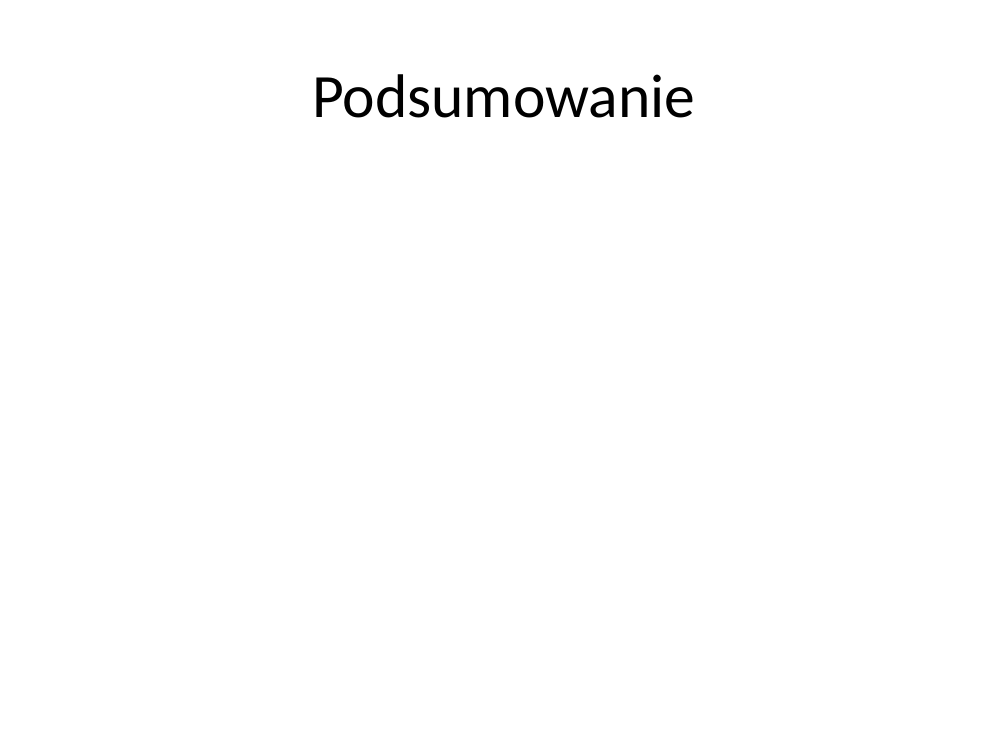
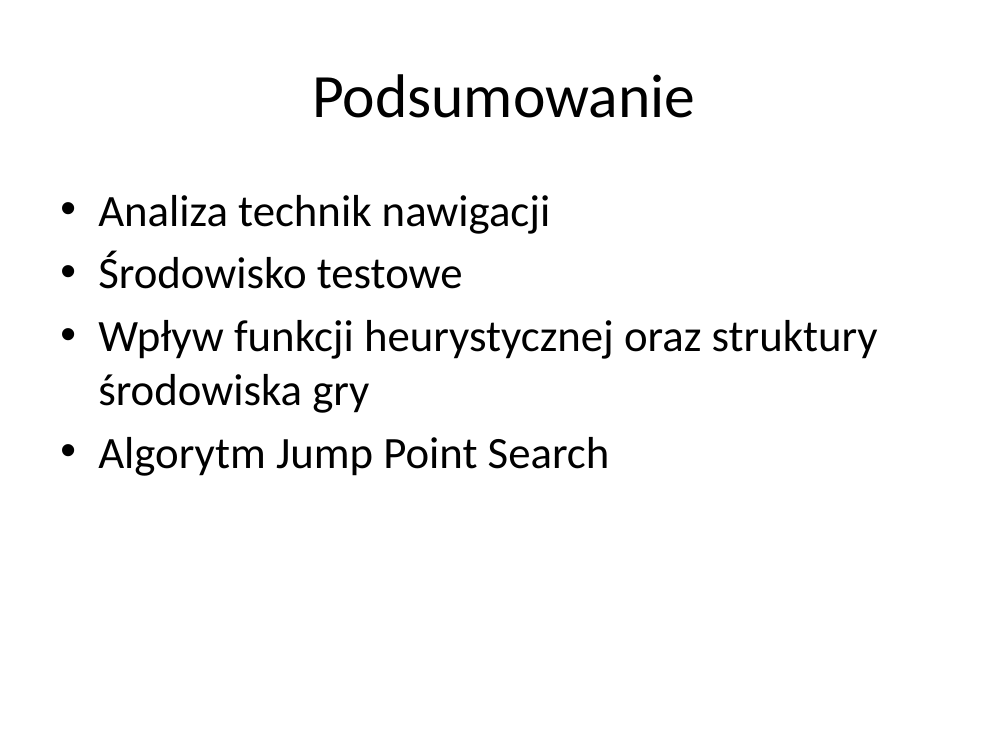
Before and after one commit to sskullgra/Character-Navigation, a slide deck: slide 9 of Nawigacja w grach komputerowych.pptx. Drawn at 1008x756 pixels with LibreOffice and Linux fonts; fonts in the diff are those of the drawing. Boxes give left, top, right and bottom in pixels: in the first picture for what was removed or moved away, otherwise in the second. Text is boxed around its words. In the diff, an @@ line names an element or a change of style, - is before the commit and + after.

```diff
--- a/Nawigacja w grach komputerowych.pptx
+++ b/Nawigacja w grach komputerowych.pptx
@@ text added at (98, 195, 878, 476), 32 pt, text #000000 @@
+• Analiza technik nawigacji
+• Środowisko testowe
+• Wpływ funkcji heurystycznej oraz struktury środowiska gry
+• Algorytm Jump Point Search
```
Also in this commit, not shown: 6 other slides changed, 2 slides added, 2 slides removed, 1 other file.
